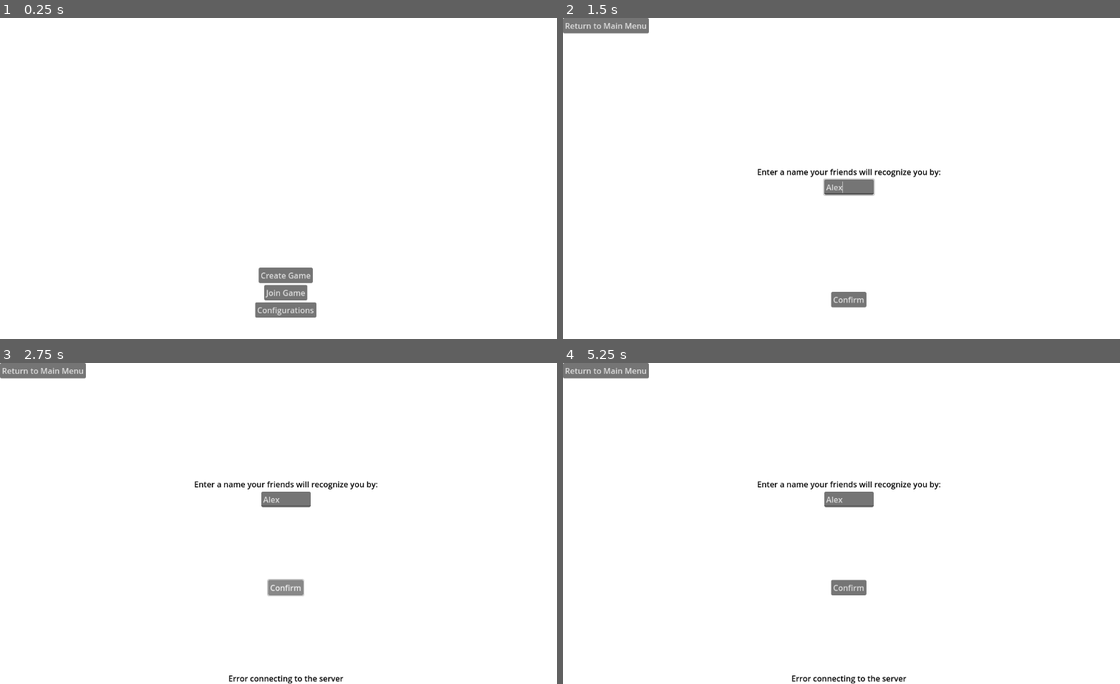
Above: before the commit, frames 1-4 (two rows, left to right).
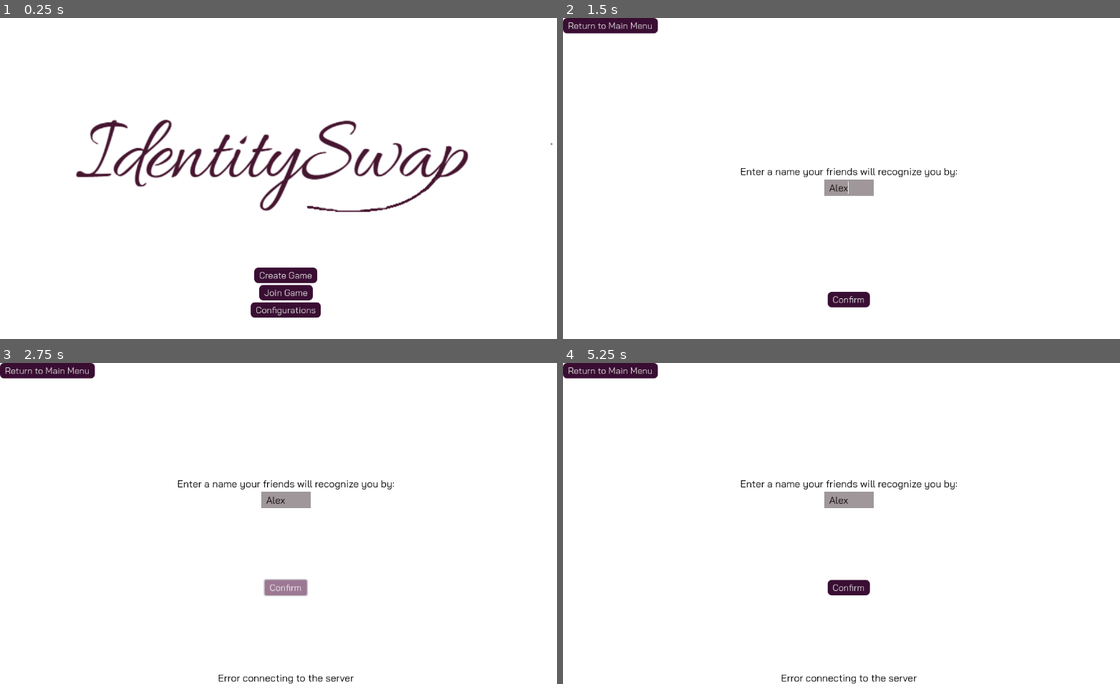
Above: after the commit, the same moments.

Repository: AP1506/IdentitySwap
Game: Godot game, scene res://Scenes/main_menu.tscn
Two runs of this game, one before a commit and one after it. Both use one fixed random seed, a clock stepped at 60 frames per second and the inputs below.
Inputs (mouse positions are in pixels of both pictures, inside the frame that each line leads up to):
- Up to frame 1 (0.25 s): no input
- Up to frame 2 (1.5 s): click "Create Game" at 0.5 s; click (847, 188) at 1.27 s; type "Alex" at 1.35 s
- Up to frame 3 (2.75 s): click "Confirm" at 2 s
- Up to frame 4 (5.25 s): click "Confirm" at 2.75 s; click "Confirm" at 3.5 s; click "Return to Main Menu" at 4.25 s; click "Create Game" at 5 s

The runs differ from the first frame. In frame 1, 5.4% of the frame differs, in the area x 13-100%, y 31-94%; in frame 2, 2.2%; in frame 3, 2.2%; in frame 4, 2.4%.

Commit message:
Add theme

Diff:
--- a/Assets/Themes/generic.tres
+++ b/Assets/Themes/generic.tres
@@ -1,16 +1,162 @@
-[gd_resource type="Theme" load_steps=4 format=3 uid="uid://hettanx3suec"]
+[gd_resource type="Theme" load_steps=16 format=3 uid="uid://hettanx3suec"]
+
+[ext_resource type="FontFile" uid="uid://ck16chkisy2k5" path="res://Assets/Fonts/Bai_Jamjuree/BaiJamjuree-Regular.ttf" id="1_5ehq4"]
+
+[sub_resource type="StyleBoxFlat" id="StyleBoxFlat_h6k53"]
+content_margin_left = 4.0
+content_margin_top = 4.0
+content_margin_right = 4.0
+content_margin_bottom = 4.0
+bg_color = Color(0.1, 0.1, 0.1, 0.3)
+corner_radius_top_left = 3
+corner_radius_top_right = 3
+corner_radius_bottom_right = 3
+corner_radius_bottom_left = 3
+corner_detail = 5
+
+[sub_resource type="StyleBoxFlat" id="StyleBoxFlat_w1dw0"]
+content_margin_left = 4.0
+content_margin_top = 4.0
+content_margin_right = 4.0
+content_margin_bottom = 4.0
+bg_color = Color(1, 1, 1, 0.75)
+draw_center = false
+border_width_left = 2
+border_width_top = 2
+border_width_right = 2
+border_width_bottom = 2
+corner_radius_top_left = 3
+corner_radius_top_right = 3
+corner_radius_bottom_right = 3
+corner_radius_bottom_left = 3
+corner_detail = 5
+expand_margin_left = 2.0
+expand_margin_top = 2.0
+expand_margin_right = 2.0
+expand_margin_bottom = 2.0
+
+[sub_resource type="StyleBoxFlat" id="StyleBoxFlat_3y3y6"]
+content_margin_left = 4.0
+content_margin_top = 4.0
+content_margin_right = 4.0
+content_margin_bottom = 4.0
+bg_color = Color(0.354788, 0.119078, 0.297775, 0.6)
+corner_radius_top_left = 3
+corner_radius_top_right = 3
+corner_radius_bottom_right = 3
+corner_radius_bottom_left = 3
+corner_detail = 5
+
+[sub_resource type="StyleBoxFlat" id="StyleBoxFlat_47q3f"]
+content_margin_left = 10.0
+content_margin_top = 4.0
+content_margin_right = 10.0
+content_margin_bottom = 4.0
+bg_color = Color(0.182283, 7.38205e-06, 0.152844, 0.945098)
+corner_radius_top_left = 8
+corner_radius_top_right = 8
+corner_radius_bottom_right = 8
+corner_radius_bottom_left = 8
+corner_detail = 5
 
 [sub_resource type="StyleBoxFlat" id="StyleBoxFlat_7w7ox"]
 bg_color = Color(0.882369, 0.431935, 0.572753, 1)
+
+[sub_resource type="StyleBoxFlat" id="StyleBoxFlat_c1aei"]
+content_margin_left = 10.0
+content_margin_top = 10.0
+content_margin_right = 10.0
+content_margin_bottom = 10.0
+bg_color = Color(1, 1, 1, 1)
+border_width_left = 4
+border_width_top = 4
+border_width_right = 4
+border_width_bottom = 4
+border_color = Color(0.0383972, 0.0383972, 0.0383971, 1)
+corner_radius_top_left = 8
+corner_radius_top_right = 8
+corner_radius_bottom_right = 8
+corner_radius_bottom_left = 8
+
+[sub_resource type="StyleBoxFlat" id="StyleBoxFlat_rat2i"]
+bg_color = Color(1, 1, 1, 1)
+border_width_left = 5
+border_width_top = 5
+border_width_right = 5
+border_width_bottom = 5
+border_color = Color(0.000113828, 0.000113828, 0.000113828, 1)
+corner_radius_top_left = 9
+corner_radius_top_right = 9
+corner_radius_bottom_right = 9
+corner_radius_bottom_left = 9
 
 [sub_resource type="StyleBoxEmpty" id="StyleBoxEmpty_ewwf3"]
 content_margin_left = 10.0
 content_margin_top = 4.0
 
+[sub_resource type="StyleBoxFlat" id="StyleBoxFlat_vnpss"]
+content_margin_left = 10.0
+content_margin_right = 5.0
+bg_color = Color(0.622203, 0.590635, 0.602818, 1)
+
+[sub_resource type="StyleBoxFlat" id="StyleBoxFlat_48rwj"]
+content_margin_left = 10.0
+content_margin_right = 5.0
+bg_color = Color(0.622203, 0.590635, 0.602818, 1)
+
 [sub_resource type="StyleBoxFlat" id="StyleBoxFlat_fe8i0"]
+bg_color = Color(0.640069, 0.583676, 0.598289, 1)
+
+[sub_resource type="StyleBoxFlat" id="StyleBoxFlat_13mhf"]
+content_margin_left = 10.0
+content_margin_right = 5.0
+bg_color = Color(0.622203, 0.590635, 0.602818, 1)
+
+[sub_resource type="StyleBoxFlat" id="StyleBoxFlat_judol"]
+content_margin_left = 10.0
+content_margin_right = 5.0
+bg_color = Color(0.622203, 0.590635, 0.602818, 1)
+
+[sub_resource type="StyleBoxFlat" id="StyleBoxFlat_cav8u"]
+bg_color = Color(0.882369, 0.431935, 0.572753, 1)
 
 [resource]
+default_font = ExtResource("1_5ehq4")
+default_font_size = 20
+Button/colors/font_color = Color(0.875, 0.875, 0.875, 1)
+Button/colors/font_disabled_color = Color(0.875, 0.875, 0.875, 0.5)
+Button/colors/font_focus_color = Color(0.95, 0.95, 0.95, 1)
+Button/colors/font_hover_color = Color(0.95, 0.95, 0.95, 1)
+Button/colors/font_hover_pressed_color = Color(1, 1, 1, 1)
+Button/colors/font_outline_color = Color(0, 0, 0, 1)
+Button/colors/font_pressed_color = Color(1, 1, 1, 1)
+Button/colors/icon_disabled_color = Color(1, 1, 1, 0.4)
+Button/colors/icon_focus_color = Color(1, 1, 1, 1)
+Button/colors/icon_hover_color = Color(1, 1, 1, 1)
+Button/colors/icon_hover_pressed_color = Color(1, 1, 1, 1)
+Button/colors/icon_normal_color = Color(1, 1, 1, 1)
+Button/colors/icon_pressed_color = Color(1, 1, 1, 1)
+Button/constants/align_to_largest_stylebox = 0
+Button/constants/h_separation = 4
+Button/constants/icon_max_width = 0
+Button/constants/outline_size = 0
+Button/font_sizes/font_size = 18
+Button/styles/disabled = SubResource("StyleBoxFlat_h6k53")
+Button/styles/focus = SubResource("StyleBoxFlat_w1dw0")
+Button/styles/hover = SubResource("StyleBoxFlat_3y3y6")
+Button/styles/normal = SubResource("StyleBoxFlat_47q3f")
 Button/styles/pressed = SubResource("StyleBoxFlat_7w7ox")
+ChatBubble/base_type = &"Label"
+ChatBubble/styles/normal = SubResource("StyleBoxFlat_c1aei")
 Label/colors/font_color = Color(0, 0, 0, 1)
+Label/styles/chat_bubble = SubResource("StyleBoxFlat_rat2i")
 Label/styles/normal = SubResource("StyleBoxEmpty_ewwf3")
+LineEdit/colors/font_color = Color(0.0823529, 0.0352941, 0.0392157, 1)
+LineEdit/styles/focus = SubResource("StyleBoxFlat_vnpss")
+LineEdit/styles/normal = SubResource("StyleBoxFlat_48rwj")
 PanelContainer/styles/panel = SubResource("StyleBoxFlat_fe8i0")
+TextEdit/colors/font_color = Color(0.081486, 0.0359106, 0.0379307, 1)
+TextEdit/styles/focus = SubResource("StyleBoxFlat_13mhf")
+TextEdit/styles/normal = SubResource("StyleBoxFlat_judol")
+VoteButton/base_type = &"Button"
+VoteButton/styles/pressed = SubResource("StyleBoxFlat_cav8u")
--- a/Scenes/chat_bubbles.tscn
+++ b/Scenes/chat_bubbles.tscn
@@ -5,4 +5,5 @@
 [node name="Label" type="Label" groups=["chat_bubbles"]]
 size_flags_horizontal = 0
 theme = ExtResource("1_vyrdn")
+theme_type_variation = &"ChatBubble"
 text = "User: Hello this is a message"
--- a/Scenes/main.gd
+++ b/Scenes/main.gd
@@ -17,9 +17,9 @@
 
 @onready var time_label = $TimerLabel
 
-const MAX_QUESTIONS = 15
-const CHATTING_PERIOD_S = 60
-const VOTING_PERIOD_S = 60
+const MAX_QUESTIONS = 729
+const CHATTING_PERIOD_S = 60 * 7
+const VOTING_PERIOD_S = 60 * 3
 
 var timer = 0:
 	set(value):
--- a/Scenes/main.tscn
+++ b/Scenes/main.tscn
@@ -51,6 +51,7 @@
 custom_minimum_size = Vector2(0, 100)
 layout_mode = 2
 size_flags_vertical = 3
+theme = ExtResource("2_1irgh")
 
 [node name="Voting" type="ColorRect" parent="."]
 visible = false
@@ -94,6 +95,7 @@
 [node name="ConfirmButton" type="Button" parent="Voting/VBoxContainer"]
 layout_mode = 2
 size_flags_horizontal = 4
+theme = ExtResource("2_1irgh")
 text = "Confirm"
 
 [node name="TimerLabel" type="Label" parent="."]
--- a/Scenes/main_menu.tscn
+++ b/Scenes/main_menu.tscn
@@ -1,7 +1,8 @@
-[gd_scene load_steps=3 format=3 uid="uid://bbksoibpooc2j"]
+[gd_scene load_steps=4 format=3 uid="uid://bbksoibpooc2j"]
 
 [ext_resource type="Script" path="res://Scripts/main_menu.gd" id="1_32x3f"]
 [ext_resource type="Theme" uid="uid://hettanx3suec" path="res://Assets/Themes/generic.tres" id="2_kplfk"]
+[ext_resource type="Texture2D" uid="uid://c255116bwmpxc" path="res://Assets/Title.png" id="2_meuco"]
 
 [node name="MainMenu" type="Node"]
 script = ExtResource("1_32x3f")
@@ -25,20 +26,24 @@
 custom_minimum_size = Vector2(1150, 500)
 layout_mode = 2
 size_flags_stretch_ratio = 9.0
+texture = ExtResource("2_meuco")
 
 [node name="CreateGameButton" type="Button" parent="MainMenu/VBoxContainer"]
 layout_mode = 2
 size_flags_horizontal = 4
+theme = ExtResource("2_kplfk")
 text = "Create Game"
 
 [node name="JoinGameButton" type="Button" parent="MainMenu/VBoxContainer"]
 layout_mode = 2
 size_flags_horizontal = 4
+theme = ExtResource("2_kplfk")
 text = "Join Game"
 
 [node name="ConfigButton" type="Button" parent="MainMenu/VBoxContainer"]
 layout_mode = 2
 size_flags_horizontal = 4
+theme = ExtResource("2_kplfk")
 text = "Configurations"
 
 [node name="JoinGameMenu" type="ColorRect" parent="."]
@@ -76,6 +81,7 @@
 layout_mode = 2
 size_flags_horizontal = 4
 size_flags_vertical = 2
+theme = ExtResource("2_kplfk")
 
 [node name="AskCodeLabel" type="Label" parent="JoinGameMenu/VBoxContainer"]
 layout_mode = 2
@@ -89,6 +95,7 @@
 layout_mode = 2
 size_flags_horizontal = 4
 size_flags_vertical = 2
+theme = ExtResource("2_kplfk")
 
 [node name="ConfirmButton" type="Button" parent="JoinGameMenu/VBoxContainer"]
 layout_mode = 2
@@ -234,7 +241,7 @@
 layout_mode = 2
 theme = ExtResource("2_kplfk")
 text = "
-Server Port: 7000 (If you would like to chanfe it, please rebuild the server and client)"
+Server Port: 7000 (If you would like to change it, please rebuild the server and client)"
 
 [connection signal="pressed" from="MainMenu/VBoxContainer/CreateGameButton" to="." method="_on_create_game_button_pressed"]
 [connection signal="pressed" from="MainMenu/VBoxContainer/JoinGameButton" to="." method="_on_join_game_button_pressed"]
Binary file added: Assets/Fonts/Atma/Atma-Bold.ttf
Not shown, added: Assets/Fonts/Atma/Atma-Bold.ttf.import
Binary file added: Assets/Fonts/Atma/Atma-Light.ttf
Not shown, added: Assets/Fonts/Atma/Atma-Light.ttf.import
Binary file added: Assets/Fonts/Atma/Atma-Medium.ttf
Not shown, added: Assets/Fonts/Atma/Atma-Medium.ttf.import
Binary file added: Assets/Fonts/Atma/Atma-Regular.ttf
Not shown, added: Assets/Fonts/Atma/Atma-Regular.ttf.import
Binary file added: Assets/Fonts/Atma/Atma-SemiBold.ttf
Not shown, added: Assets/Fonts/Atma/Atma-SemiBold.ttf.import
Not shown, added: Assets/Fonts/Atma/OFL.txt
Binary file added: Assets/Fonts/Bai_Jamjuree/BaiJamjuree-Bold.ttf
(and 27 more such lines)
